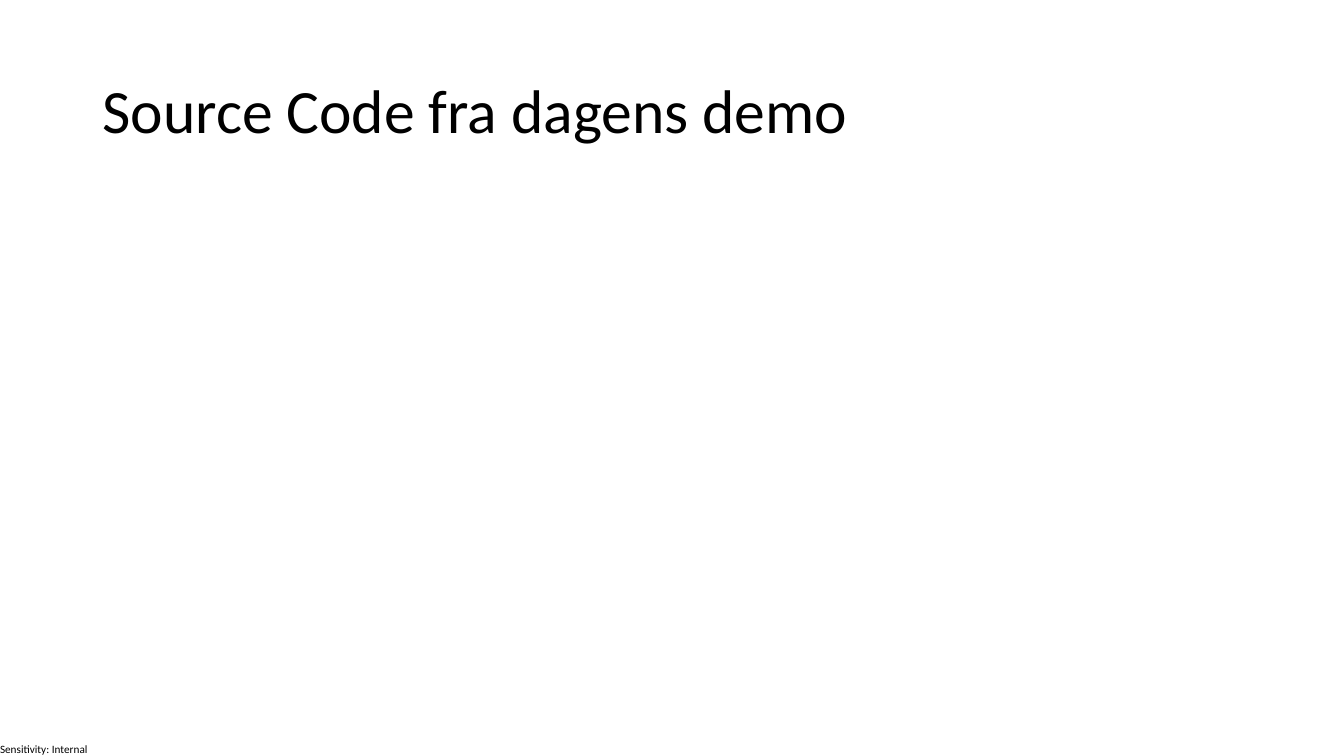
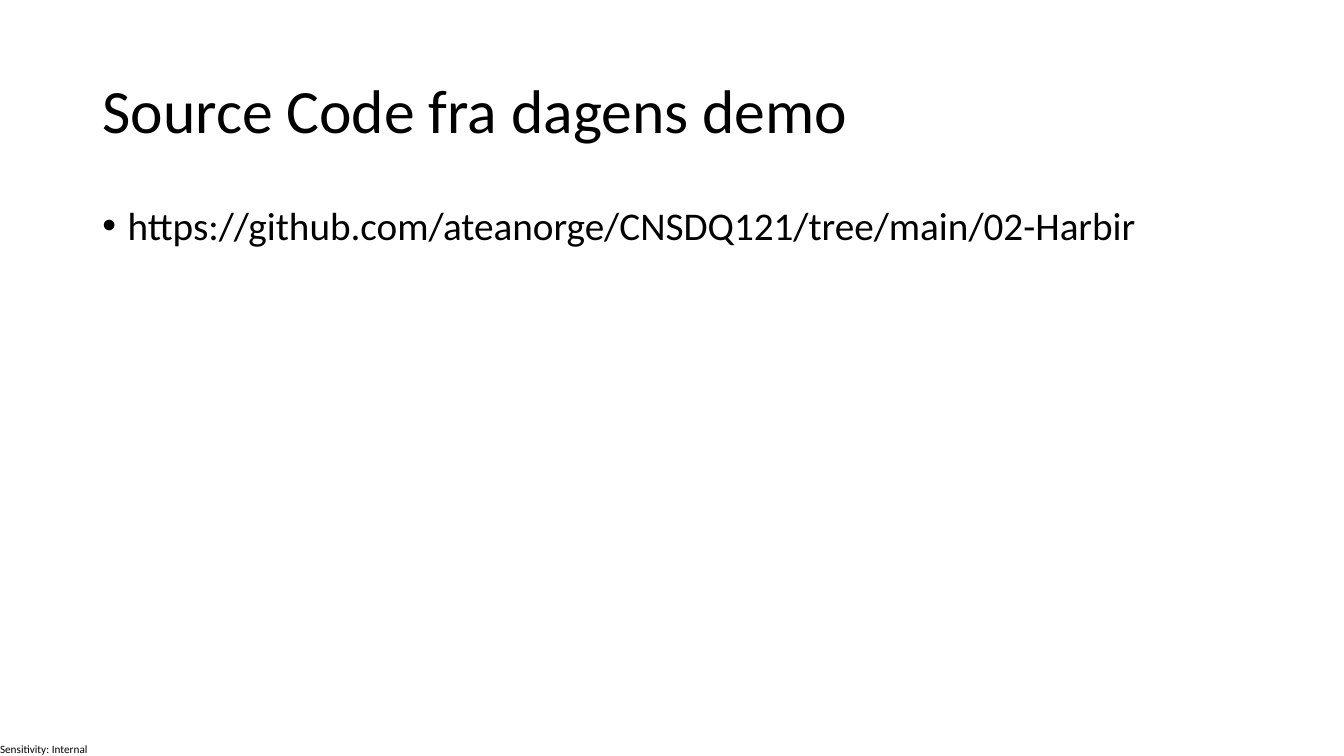
Before and after one commit to ateanorge/CNSDQ121, a slide deck: slide 15 of 02-Harbir/NaplamPresentation.pptx. Drawn at 1344x756 pixels with LibreOffice and Linux fonts; fonts in the diff are those of the drawing. Boxes give left, top, right and bottom in pixels: in the first picture for what was removed or moved away, otherwise in the second. Text is boxed around its words. In the diff, an @@ line names an element or a change of style, - is before the commit and + after.

```diff
--- a/02-Harbir/NaplamPresentation.pptx
+++ b/02-Harbir/NaplamPresentation.pptx
@@ text added at (x1=128, y1=212, x2=1136, y2=247), 28 pt, text #000000 @@
+• https://github.com/ateanorge/CNSDQ121/tree/main/02-Harbir
```
